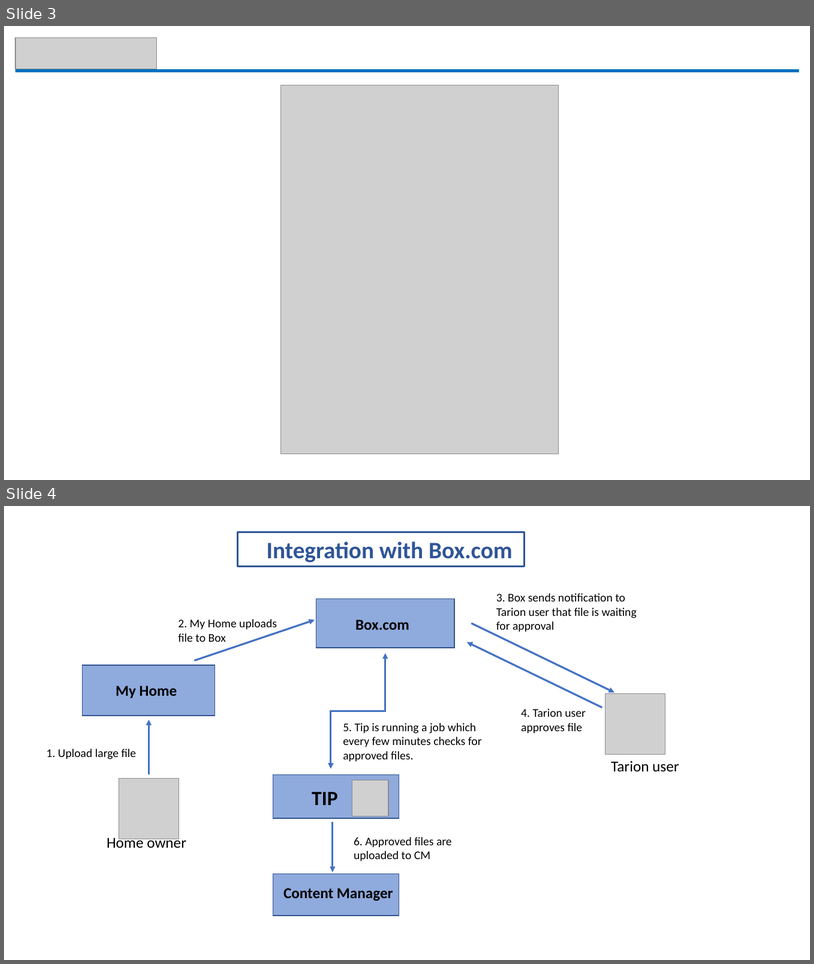
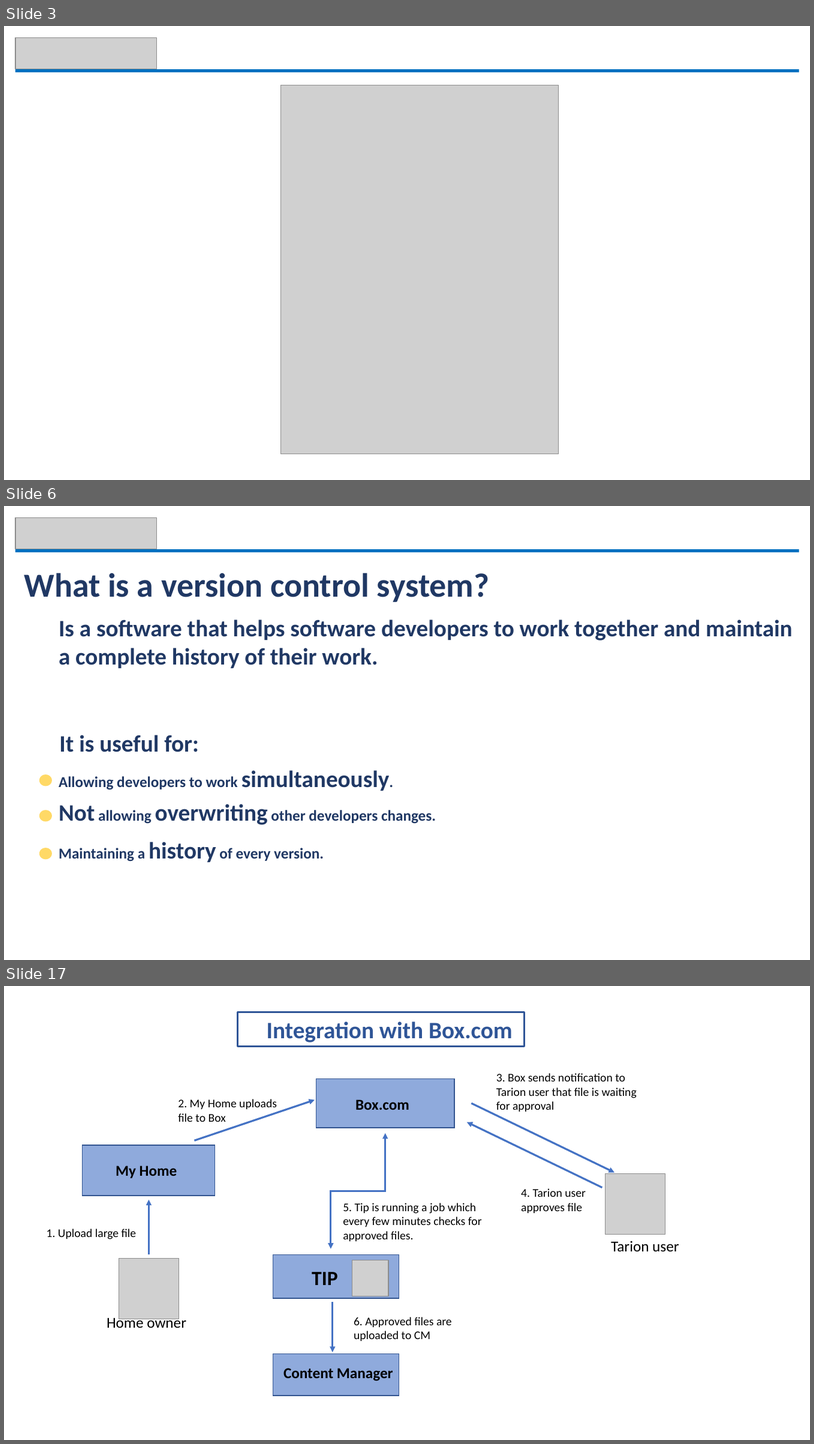
Before and after one commit to alanhummel/ISTeamUpdate, a slide deck: IS Team Updates - November 22.pptx. Shown one above the other, each under a label of ours: slides 3 and 4 before the commit, slides 3, 6 and 17 after it; the slides between them are not shown. The pictures are 814x964 and 814x1444 pixels, drawn with LibreOffice and Linux fonts; fonts in the diff are those of the drawing; grey boxes stand for pictures. Boxes give left, top, right and bottom in pixels: in the first picture for what was removed or moved away, otherwise in the second. Text is boxed around its words. In the diff, an @@ line names an element or a change of style, - is before the commit and + after.

```diff
--- a/IS Team Updates - November 22.pptx
+++ b/IS Team Updates - November 22.pptx
@@ slide 6 added at (x1=4, y1=506, x2=810, y2=960), background #FFFFFF @@
@@ picture added at (x1=15, y1=517, x2=156, y2=549) @@
@@ rectangle added at (x1=15, y1=550, x2=800, y2=553), fill #0070C0 @@
@@ text added at (x1=24, y1=573, x2=490, y2=602), 40 pt, text #203864, bold @@
+What is a version control system?
@@ text added at (x1=59, y1=619, x2=793, y2=668), 28 pt, text #203864, bold @@
+Is a software that helps software developers to work together and maintain a complete history of their work.
@@ text added at (x1=59, y1=735, x2=199, y2=752), 28 pt, text #203864, bold @@
+It is useful for:
@@ ellipse added at (x1=39, y1=775, x2=52, y2=786), fill #FFD966 @@
@@ text added at (x1=59, y1=770, x2=390, y2=790), 18 pt, text #203864, bold @@
+Allowing developers to work simultaneously.
@@ ellipse added at (x1=39, y1=810, x2=52, y2=821), fill #FFD966 @@
@@ text added at (x1=59, y1=804, x2=436, y2=825), 18 pt, text #203864, bold @@
+Not allowing overwriting other developers changes.
@@ text added at (x1=59, y1=841, x2=324, y2=862), 18 pt, text #203864, bold @@
+Maintaining a history of every version.
@@ ellipse added at (x1=39, y1=848, x2=52, y2=859), fill #FFD966 @@
@@ what was slide 4 is now slide 17 @@
```
Also in this commit, not shown: 1 slide changed, 12 other slides added, 1 other file.
